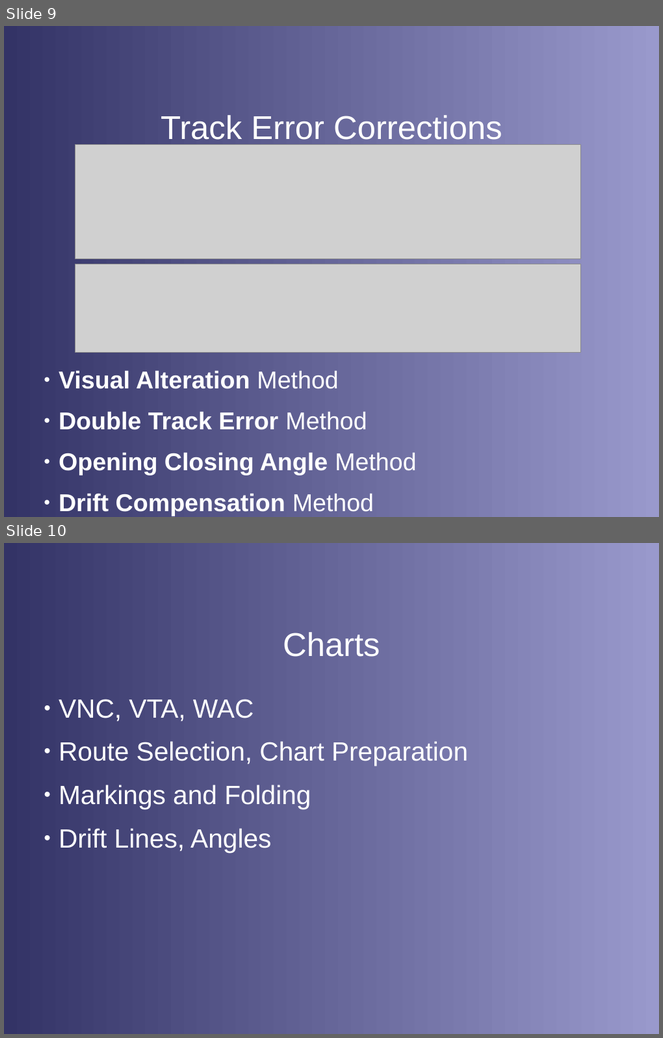
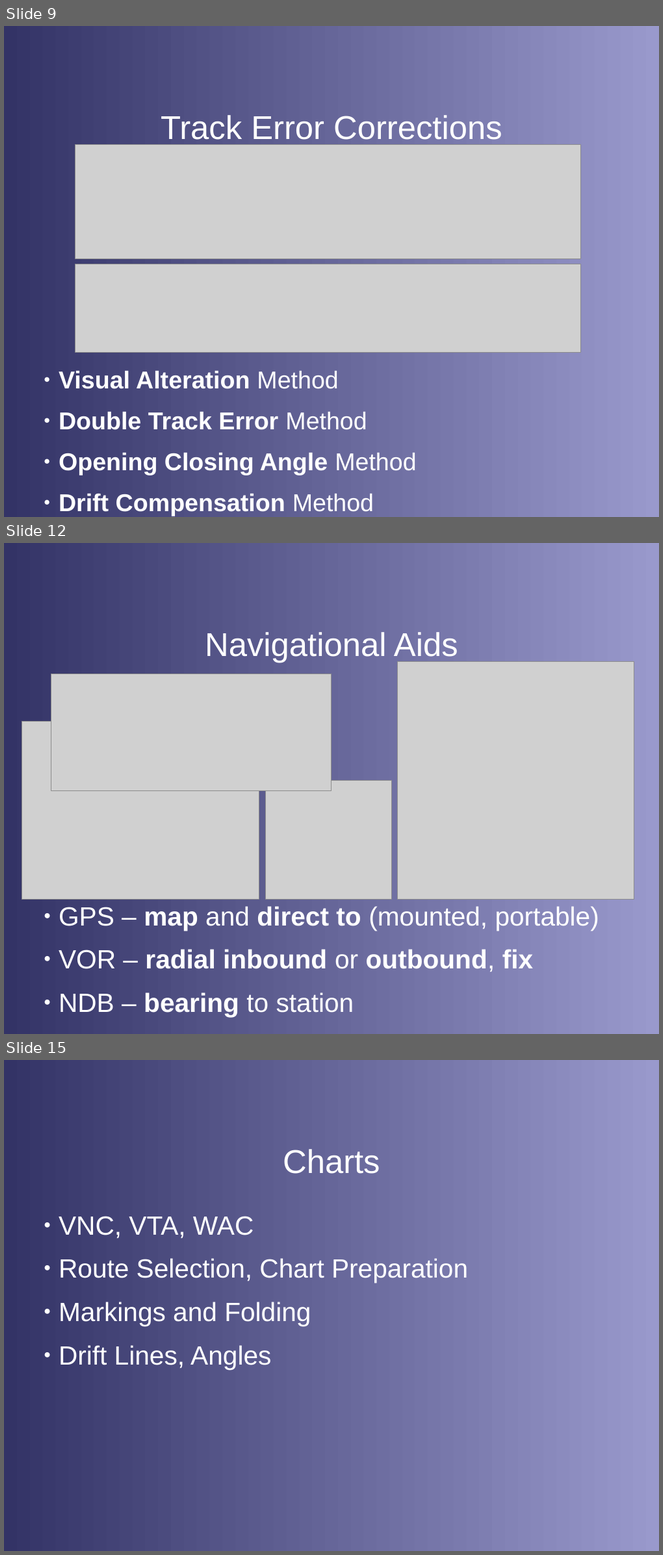
Before and after one commit to stephanheinemann/flight, a slide deck: FI/Navigation/Navigation.odp. Shown one above the other, each under a label of ours: slides 9 and 10 before the commit, slides 9, 12 and 15 after it; the slides between them are not shown. The pictures are 663x1038 and 663x1555 pixels, drawn with LibreOffice and Linux fonts; fonts in the diff are those of the drawing; grey boxes stand for pictures; background and template pictures are left out. Boxes give left, top, right and bottom in pixels: in the first picture for what was removed or moved away, otherwise in the second. Text is boxed around its words. In the diff, an @@ line names an element or a change of style, - is before the commit and + after.

Commit message:
extended navigation presentation

```diff
--- a/FI/Navigation/Navigation.odp
+++ b/FI/Navigation/Navigation.odp
@@ slide 12 added at [4,543,659,1034], background gradient #333366 to #9999CC @@
@@ title added at [205,632,458,663], 40 pt, text #FFFFFF @@
+Navigational Aids
@@ picture added at [51,674,331,791] @@
@@ picture added at [398,662,634,900] @@
@@ picture added at [22,721,259,900] @@
@@ picture added at [265,781,391,900] @@
@@ text added at [59,906,599,1017], 32 pt, text #FFFFFF @@
+● GPS – map and direct to (mounted, portable)
+● VOR – radial inbound or outbound, fix
+● NDB – bearing to station
@@ what was slide 10 is now slide 15 @@
```
Also in this commit, not shown: 4 other slides added, 8 other files.
